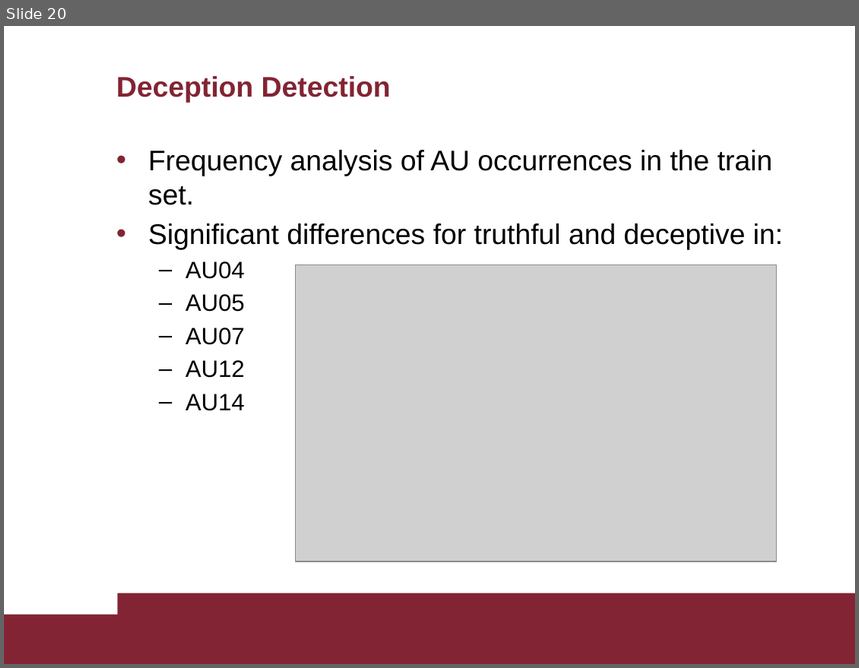
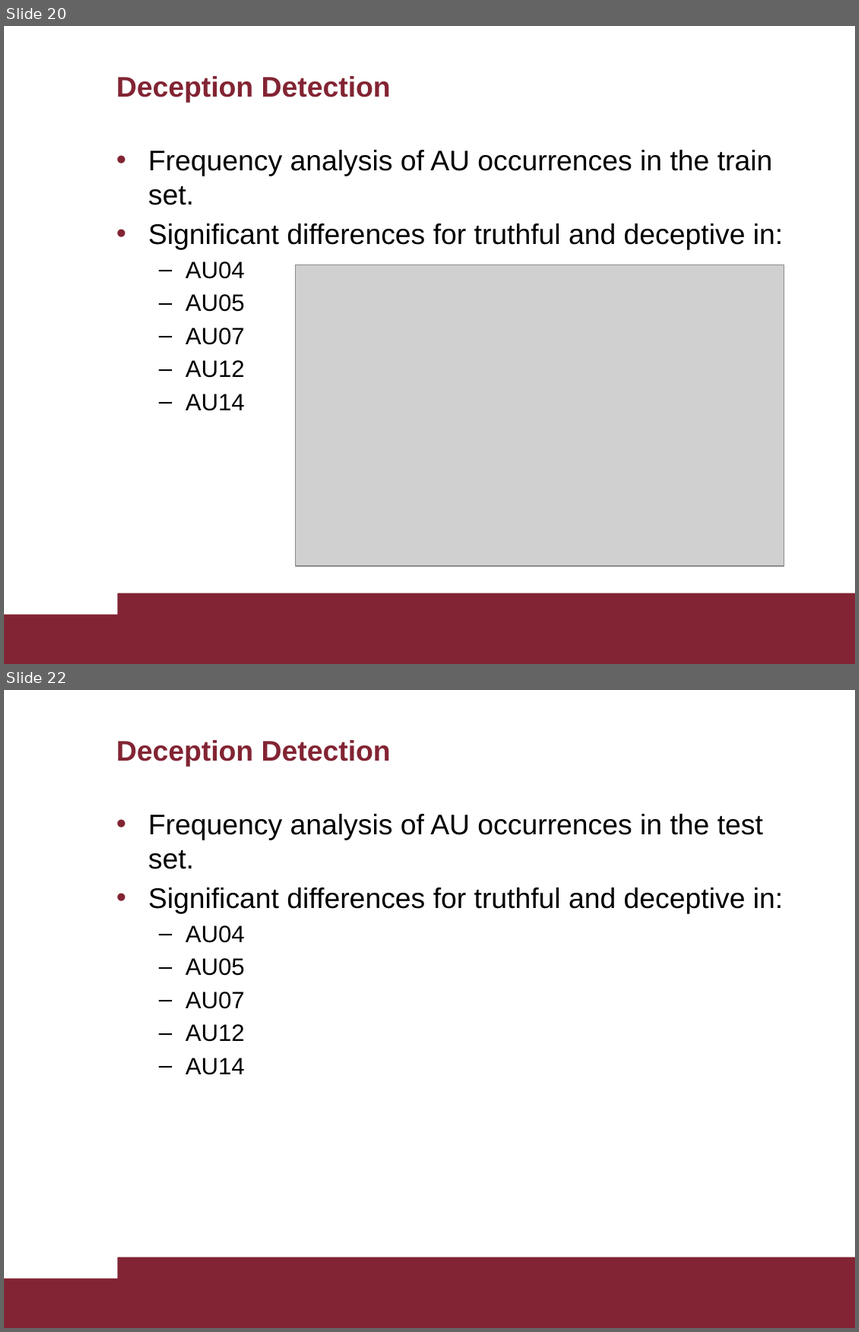
Before and after one commit to AscaL/thesis, a slide deck: Tesi Emanuele Orfanelli 1383726.pptx. Shown one above the other, each under a label of ours: slide 20 before the commit, slides 20 and 22 after it; the slides between them are not shown. The pictures are 859x668 and 859x1332 pixels, drawn with LibreOffice and Linux fonts; fonts in the diff are those of the drawing; grey boxes stand for pictures. Boxes give left, top, right and bottom in pixels: in the first picture for what was removed or moved away, otherwise in the second. Text is boxed around its words. In the diff, an @@ line names an element or a change of style, - is before the commit and + after.

Commit message:
upd test occ ppt R

```diff
--- a/Tesi Emanuele Orfanelli 1383726.pptx
+++ b/Tesi Emanuele Orfanelli 1383726.pptx
@@ slide 22 added at <box>4,690,855,1328</box>, background #FFFFFF; not listed: 2 template elements that a slide beside it also shows @@
@@ title added at <box>116,740,391,766</box>, 24 pt, text #822433, bold @@
+Deception Detection
@@ text added at <box>148,814,783,1075</box>, 24 pt, text #000000 @@
+• Frequency analysis of AU occurrences in the test set.
+• Significant differences for truthful and deceptive in:
+  – AU04
+  – AU05
+  – AU07
+  – AU12
+  – AU14
@@ slide 20 changed as well @@
@@ picture: place and size @@
-picture at <box>296,265,777,563</box>
+picture at <box>296,265,785,566</box>
```
Also in this commit, not shown: 23 other slides changed, 1 other slide added, 2 other files.
